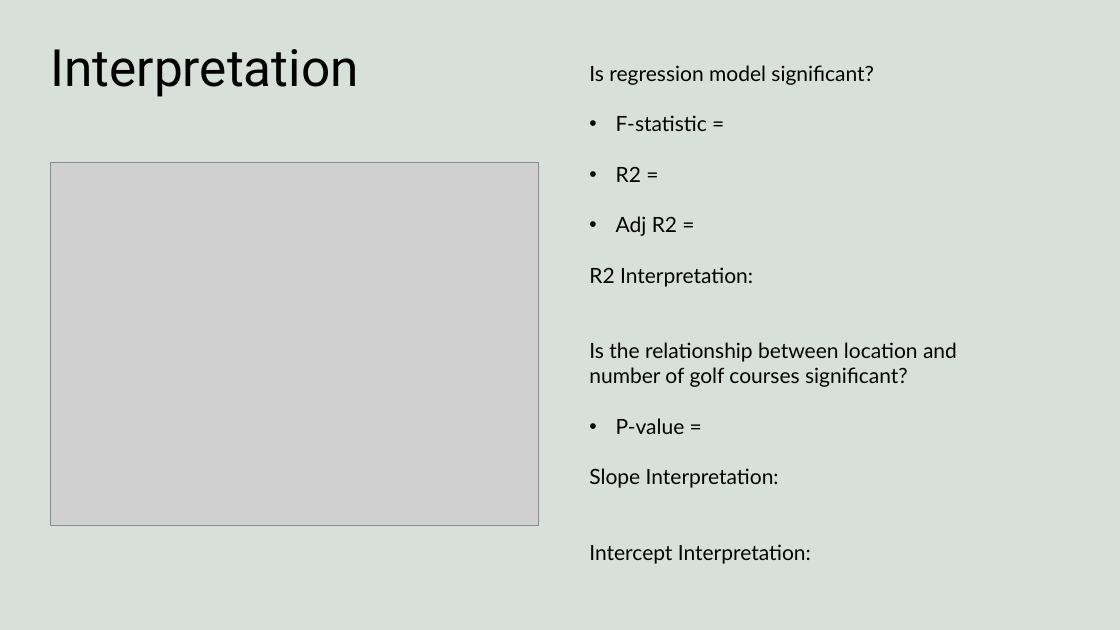
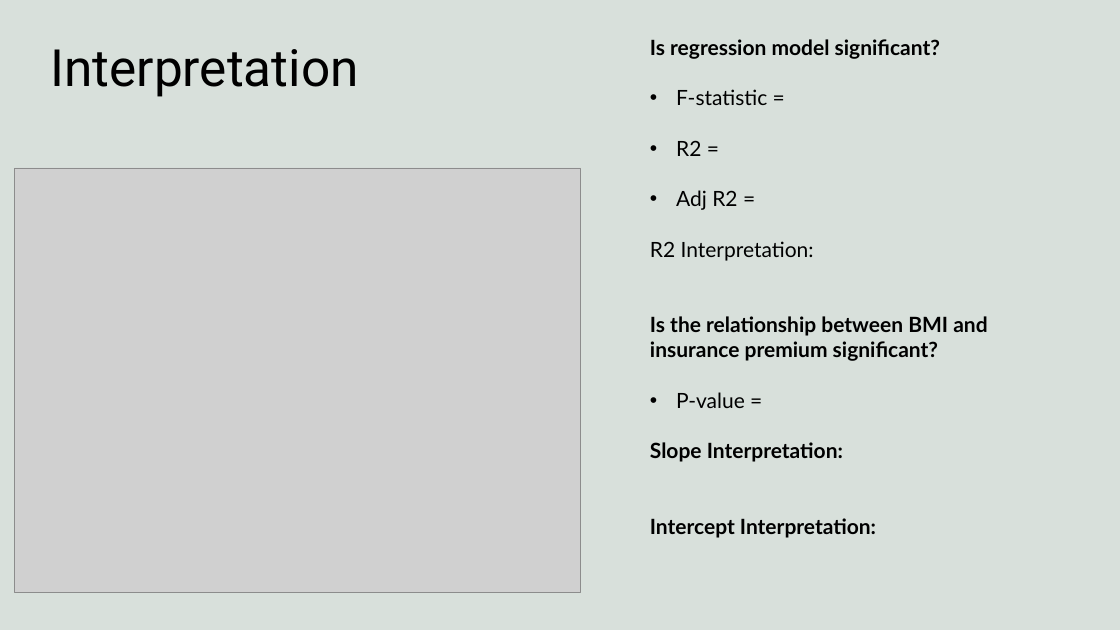
Before and after one commit to harshvardhaniimi/linear-regression, a slide deck: slide 19 of Slides.pptx (slide 16 before the commit). Drawn at 1120x630 pixels with LibreOffice and Linux fonts; fonts in the diff are those of the drawing; grey boxes stand for pictures; background and template pictures are left out. Boxes give left, top, right and bottom in pixels: in the first picture for what was removed or moved away, otherwise in the second. Text is boxed around its words. In the diff, an @@ line names an element or a change of style, - is before the commit and + after.

```diff
--- a/Slides.pptx
+++ b/Slides.pptx
@@ text "Is regression model significant?": place and size @@
-text "Is regression model significant?" at (589,65,957,564)
+text "Is regression model significant?" at (650,39,987,538)
@@ text at (650,39,940,538): bold on in "Is regression model significant?", "Slope Interpretation:", "Intercept Interpretation:" @@
@@ picture: place and size @@
-picture at (50,163,539,525)
+picture at (15,168,581,592)
@@ text at (650,316,987,361): text changed; bold on @@
-Is the relationship between location and number of golf courses significant?
+Is the relationship between BMI and insurance premium significant?
```
Also in this commit, not shown: 10 other slides changed, 7 slides added, 6 slides removed, 10 other files.
